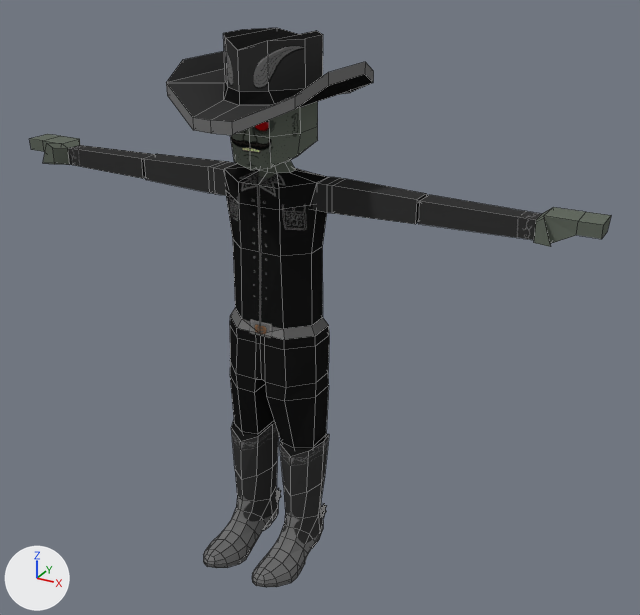
A saved change to the Blender file ScorpJam/Assets/characters/Cowboy/Legs.blend.
Camera for both pictures: a 50 mm camera at (1.023, -1.654, 1.493) aimed at (0.085, 0.051, 0.64). Arrows for +X, +Y and +Z are at lower left; the lights stay in place. Mesh edges are drawn as thin lines.
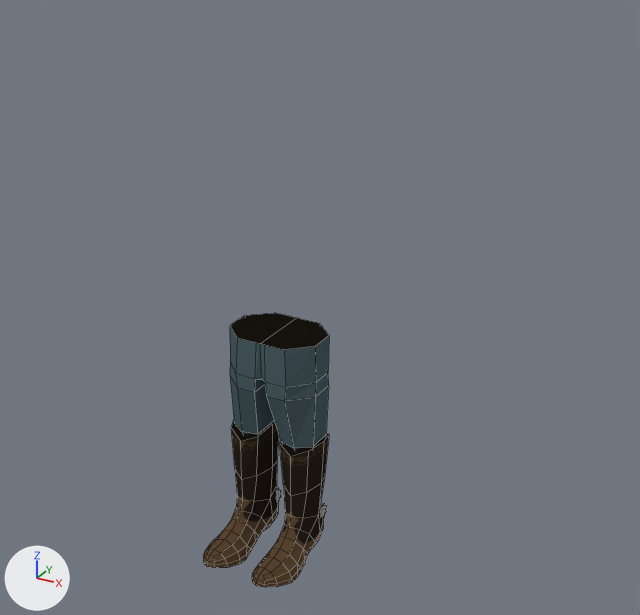
Boxes (x1, y1, x2, y2) around the edits, measured in the pictures (640 x 615 px):
'Cube.001', surface changed, reshaped (78% narrower, 51% shorter): before (29, 28, 611, 587); after (203, 313, 329, 587)
part 1 of me_cube_005, deleted: before (29, 134, 611, 246)
part 2 of me_cube_005, deleted (black): before (144, 154, 427, 224)
part 3 of me_cube_005, cut back: before (166, 28, 373, 350); after (230, 313, 329, 350)

What changed in the scene script:
```text
Add img_alt_cowboy_png:
    img_alt_cowboy_png = load_image('alt cowboy.png', 'alt cowboy.png', 1024, 1024, 'sRGB')
Change mat_material_003:
    mat_material_003.texture: img_cowboy -> img_alt_cowboy_png
Change me_cube_005:
    used by ob_cube_001; location = (0.0, 0.0, 0.0)
    remove me_cube_005.from_pydata(...)  # 377 vertices, 371 faces; spans x 0.0..0.727, y -0.243..0.238, z -0.017..1.27
    add me_cube_005.from_pydata(...)  # 237 vertices, 244 faces; spans x 0.0..0.13, y -0.243..0.112, z -0.017..0.582
    me_cube_005 part 1: the loose piece of 29 vertices spanning x 0.336..0.727, y -0.069..0.04, z 0.915..0.98 is deleted
    me_cube_005 part 2: the loose piece of 17 vertices spanning x 0.103..0.376, y -0.031..0.031, z 0.909..0.971 is deleted
    me_cube_005 part 3
    94 vertices are removed from x 0.0..0.177, y -0.238..0.238, z 0.606..1.27
    84 faces are deleted
    1 new face joins them
```
